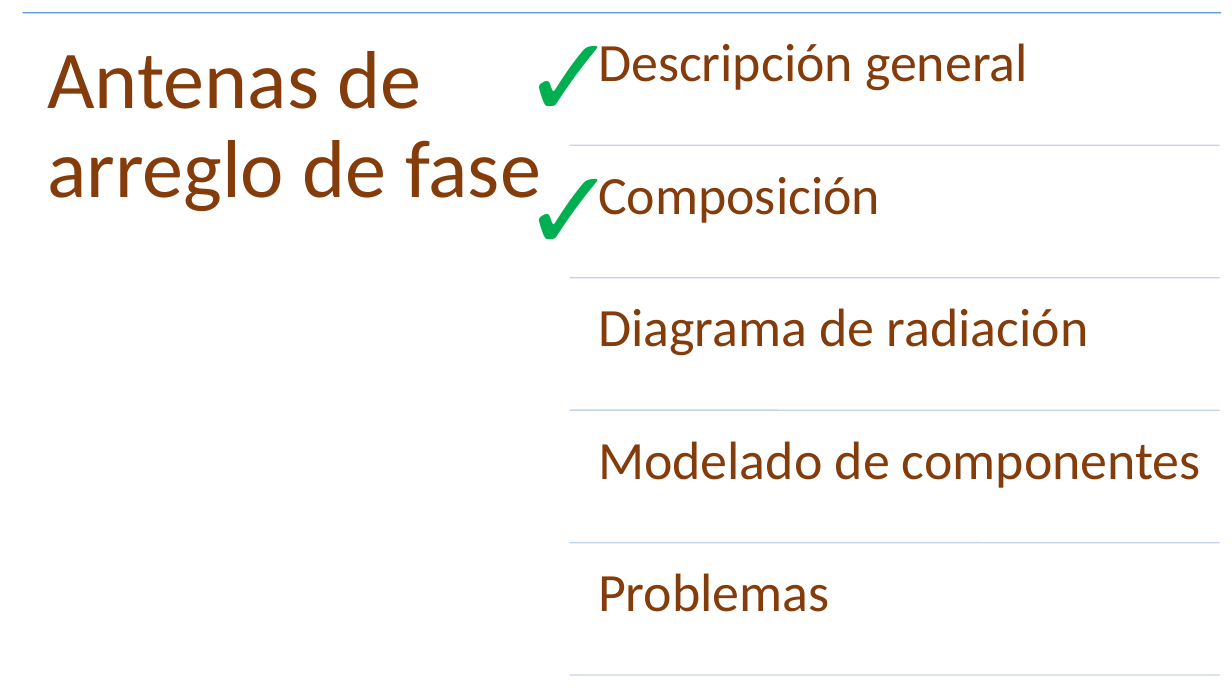
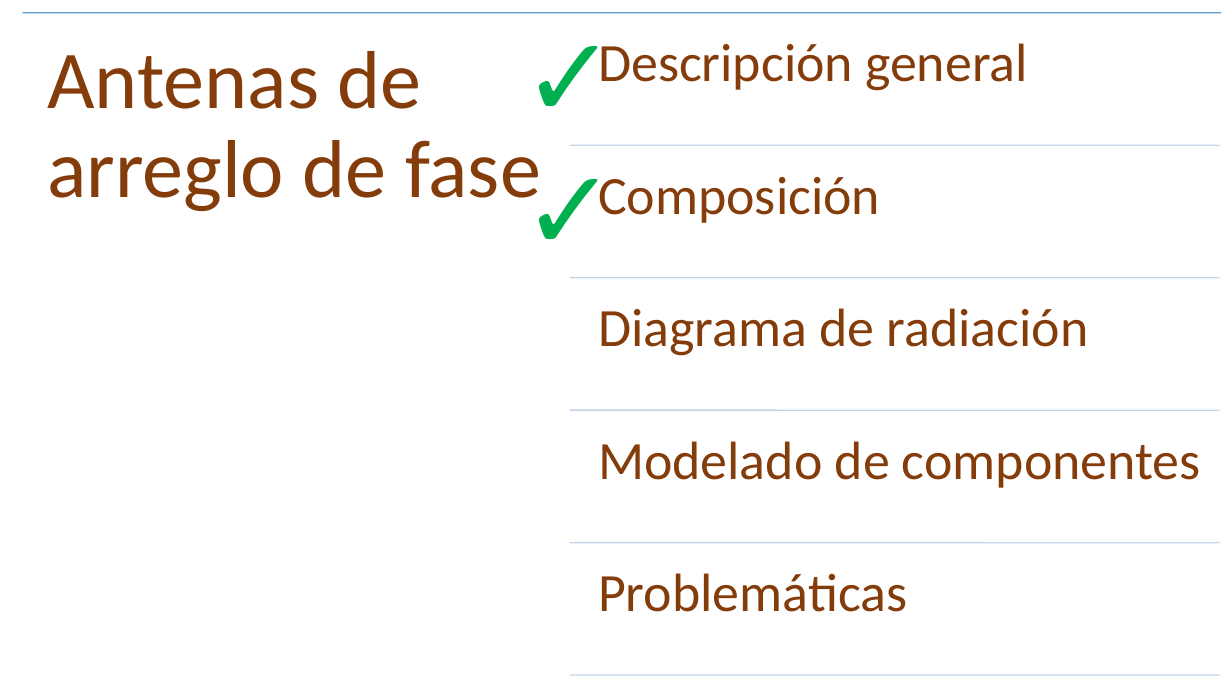
Before and after one commit to franciscoSoler/Polarimetric-Antenna-Calibrator, a slide deck: slide 8 of written/presentation/tesisInformatica.pptm. Drawn at 1232x693 pixels with LibreOffice and Linux fonts; fonts in the diff are those of the drawing. Boxes give left, top, right and bottom in pixels: in the first picture for what was removed or moved away, otherwise in the second. Text is boxed around its words. In the diff, an @@ line names an element or a change of style, - is before the commit and + after.

```diff
--- a/written/presentation/tesisInformatica.pptm
+++ b/written/presentation/tesisInformatica.pptm
@@ text at <box>598,573,907,612</box>: text changed @@
-Problemas
+Problemáticas
```
Also in this commit, not shown: 11 other slides changed, 3 slides added, 1 slide removed, 10 other files.
